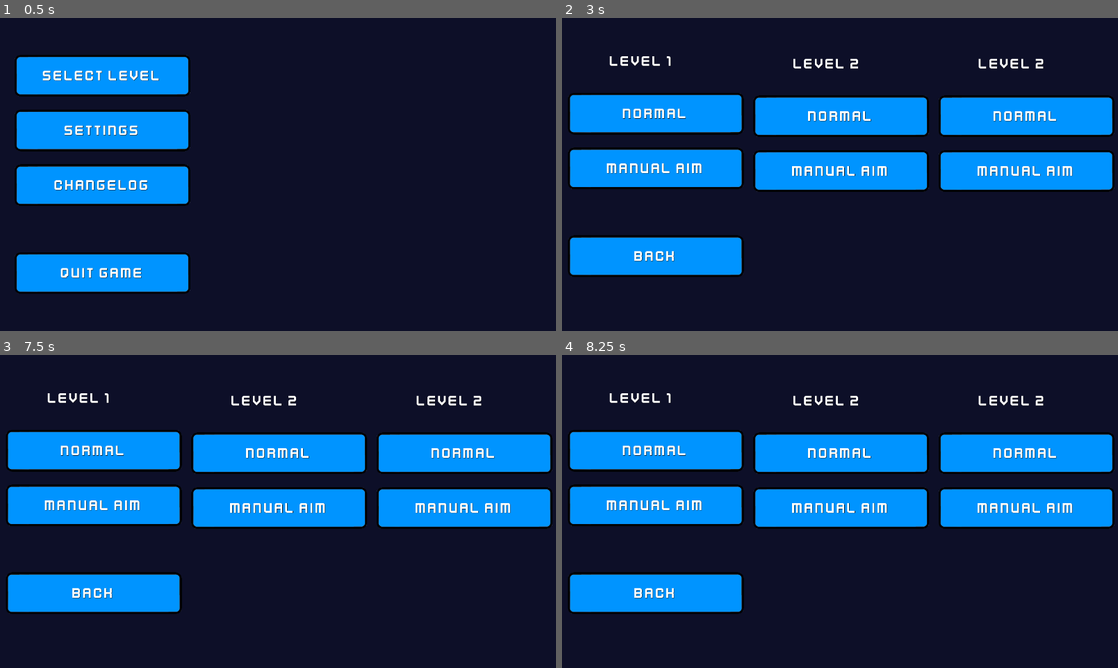
Above: before the commit, frames 1-4 (two rows, left to right).
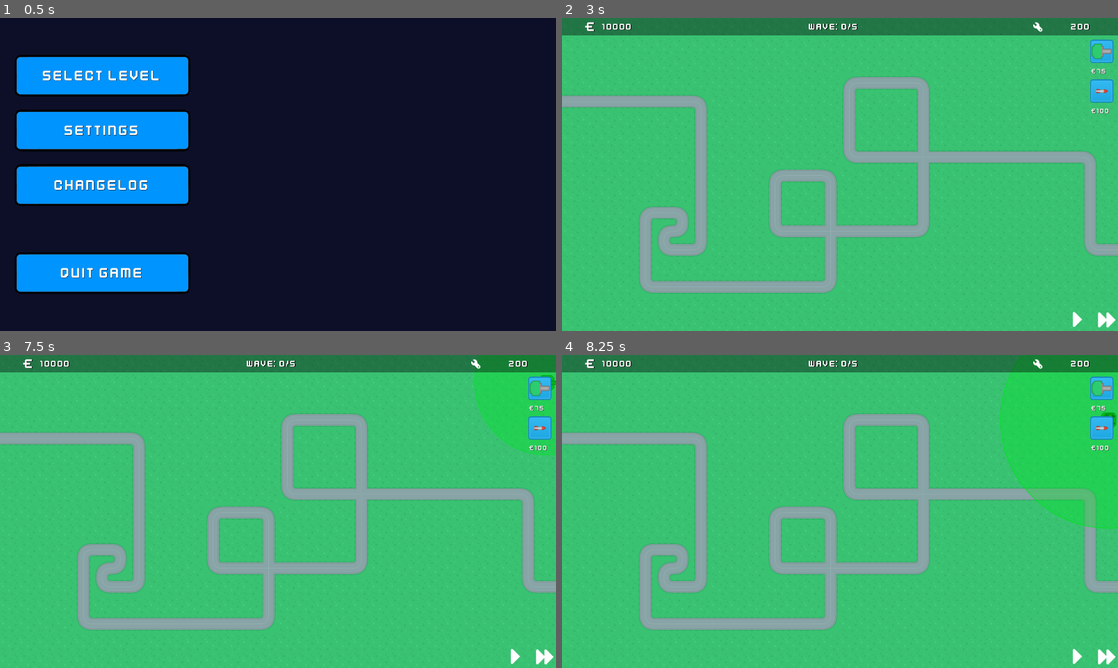
Above: after the commit, the same moments.

Repository: Sondervick/PWS-TowerDefense-Game
Game: Godot game, scene res://Scenes/scene_handler.tscn
The game is run twice, just before and just after one commit, with the same random seed, the same clock (stepped at 60 frames per second) and the same inputs.
Inputs (mouse positions are in pixels of both pictures, inside the frame that each line leads up to):
- Up to frame 1 (0.5 s): no input
- Up to frame 2 (3 s): click "SELECT LEVEL" at 0.5 s; click "LEVEL 1" at 1.25 s; click "LEVEL 1" at 2 s; click "NORMAL" at 2.75 s
- Up to frame 3 (7.5 s): click (94, 452) at 3.5 s, where only the run before the commit has a clickable "NORMAL"; click (278, 452) at 4.25 s, where only the run before the commit has a clickable "NORMAL"; click (278, 452) at 5 s, where only the run before the commit has a clickable "NORMAL"; click (467, 452) at 5.75 s, where only the run before the commit has a clickable "NORMAL"; click (467, 452) at 6.5 s, where only the run before the commit has a clickable "NORMAL"; click (539, 389) at 7.27 s
- Up to frame 4 (8.25 s): click (1101, 426) at 8.02 s

Frame 1 is identical in both runs. In frame 2, 100% of the frame differs, in the area x 0-100%, y 0-100%; in frame 3, 100%; in frame 4, 100%.
Error before the commit: Invalid access to property or key 'pressed' on a base object of type 'null instance'. (res://Scenes/GameScene.gd:32)

Commit message:
:bug: menu
:bug: fixed menu buttons which got replaced

Diff:
--- a/Scenes/GameScene.gd
+++ b/Scenes/GameScene.gd
@@ -29,11 +29,11 @@
 	#Gets the Normal1 node, hidden in the Level Select menu
 	#Gets when the button gets pressed .pressed.connect()
 	#Runs the "onLevelOneNormal" function inside this script .connect(onLevelSelectPressed)
-	get_node("UI/LevelSelect/Margin/Level1VBC/Normal1").pressed.connect(onLevelNormal.bind(1))
-	get_node("UI/LevelSelect/Margin/Level1VBC/Aim1").pressed.connect(onLevelAim.bind(1))
-	get_node("UI/LevelSelect/Margin/Level2VBC/Normal2").pressed.connect(onLevelNormal.bind(2))
-	get_node("UI/LevelSelect/Margin/Level2VBC/Aim2").pressed.connect(onLevelAim.bind(2))
-	get_node("UI/LevelSelect/Margin/Level1VBC/Back").pressed.connect(onBack)
+	get_node("UI/LevelSelect/Level1VBC/Normal1").pressed.connect(onLevelNormal.bind(1))
+	get_node("UI/LevelSelect/Level1VBC/Aim1").pressed.connect(onLevelAim.bind(1))
+	get_node("UI/LevelSelect/Level2VBC/Normal2").pressed.connect(onLevelNormal.bind(2))
+	get_node("UI/LevelSelect/Level2VBC/Aim2").pressed.connect(onLevelAim.bind(2))
+	get_node("UI/LevelSelect/Level1VBC/Back").pressed.connect(onBack)
 	get_node("UI/HUD/InfoBar/HBoxContainer/Wave").set_text("Wave: " + str(GameData.current_wave) + "/" + str(GameData.wave_data.keys()[-1]))
 
 	GameData.money = start_money
--- a/Scenes/UIScenes/LevelSelect.tscn
+++ b/Scenes/UIScenes/LevelSelect.tscn
@@ -240,7 +240,7 @@
 theme_override_colors/font_shadow_color = Color(0, 0, 0, 0.870588)
 theme_override_fonts/font = ExtResource("4_h0has")
 theme_override_font_sizes/font_size = 52
-text = "LEVEL 2
+text = "LEVEL 3
 "
 horizontal_alignment = 1
 vertical_alignment = 1
--- a/Scenes/UIScenes/TowerUpgrade.gd
+++ b/Scenes/UIScenes/TowerUpgrade.gd
@@ -39,10 +39,10 @@
 	tower_node.get_node("RangeTexture").visible = true
 
 	if upgrade == "none":
-		get_node("Margin/VBC-Labels/UpgradeButton").disabled = true
-		get_node("Margin/VBC-Labels/UpgradeButton/UpgradeLabel").set_text("Max Upgrade")
+		get_node("Margin/VBC-Buttons/UpgradeButton").disabled = true
+		get_node("Margin/VBC-Buttons/UpgradeButton/UpgradeLabel").set_text("Max Upgrade")
 	else:
-		get_node("Margin/VBC-Labels/UpgradeButton/UpgradeLabel").set_text("Upgrade (" + str(money_upgrade) + ")")
+		get_node("Margin/VBC-Buttons/UpgradeButton/UpgradeLabel").set_text("Upgrade (" + str(money_upgrade) + ")")
 
 func _on_close_pressed():
 	GameData.upgrade_menu_open = false
